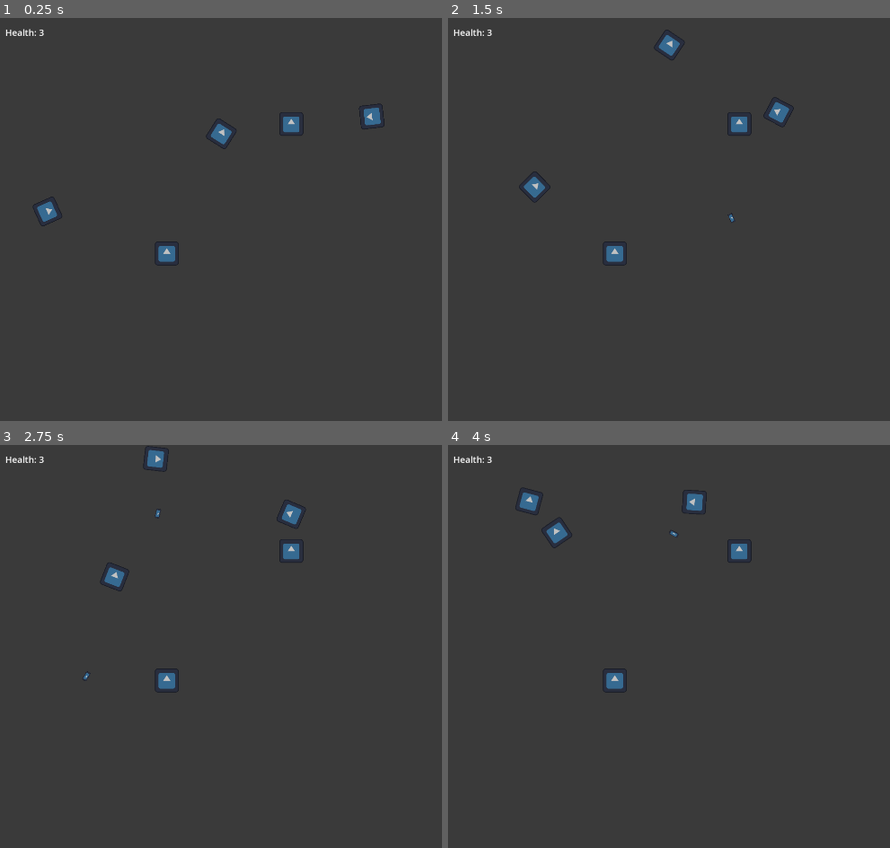
Above: before the commit, frames 1-4 (two rows, left to right).
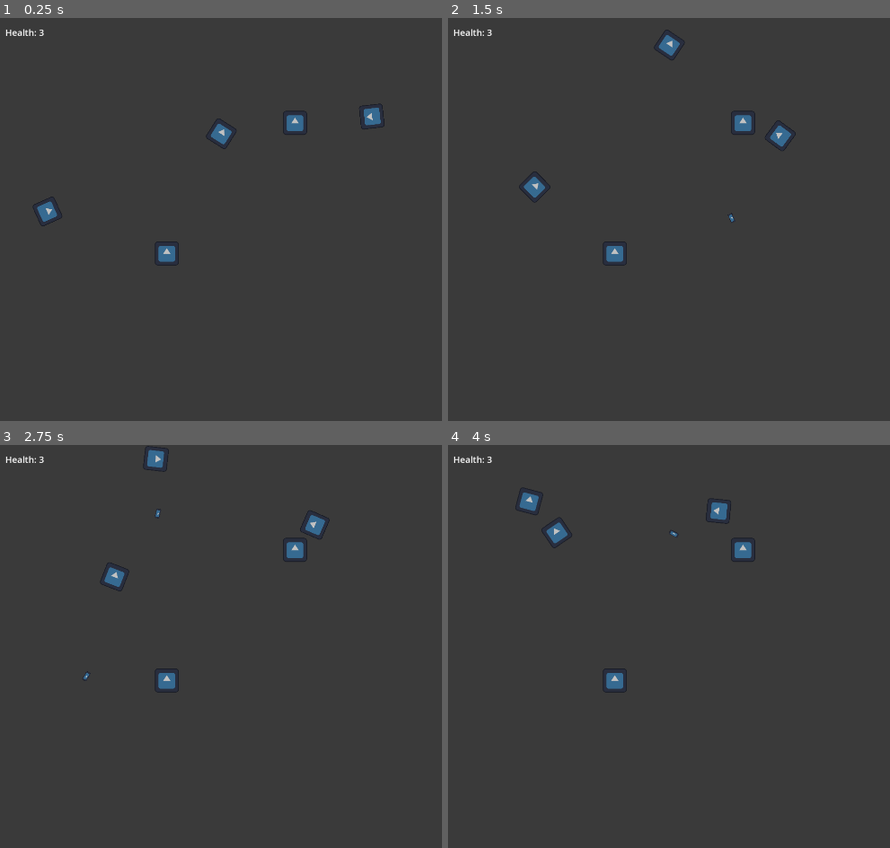
Above: after the commit, the same moments.

Repository: Nevakanezah/project-solar
Game: Godot game, scene res://Scenes/level.tscn
Same seed, same stepped clock (60 frames per second), same inputs: the game is played once before the commit and once after it. The engine's default icon, where the game draws it, is replaced by a stand-in: a white triangle on a blue panel in a dark square.
Inputs (mouse positions are in pixels of both pictures, inside the frame that each line leads up to):
- Up to frame 1 (0.25 s): no input
- Up to frame 2 (1.5 s): move the mouse to (770, 300) at 0.52 s; press the mouse at (770, 300) at 0.53 s; hold W (up) from 0.53 s (still down); move the mouse to (outside the picture) at 1.27 s; release the mouse at (outside the picture) at 1.28 s; click (outside the picture) at 1.35 s
- Up to frame 3 (2.75 s): move the mouse to (141, 586) at 2.02 s; release W (up) at 2.03 s; press the mouse at (141, 586) at 2.03 s; hold A (left) from 2.03 s (still down)
- Up to frame 4 (4 s): move the mouse to (841, 646) at 2.77 s; release the mouse at (841, 646) at 2.78 s; click (841, 646) at 2.85 s; move the mouse to (695, 545) at 3.52 s; release A (left) at 3.53 s; press the mouse at (695, 545) at 3.53 s; hold S (down) from 3.53 s (still down)

The runs differ from the first frame. In frame 1, 0.2% of the frame differs, in the area x 63-70%, y 22-30%; in frame 2, 0.5%; in frame 3, 0.5%; in frame 4, 0.5%, in the area x 52-70%, y 11-30%.

Commit message:
Initial Prototype

Diff:
--- a/Scenes/level.tscn
+++ b/Scenes/level.tscn
@@ -19,7 +19,7 @@
 position = Vector2(451, 631)
 
 [node name="Obstacle2" parent="Obstacles" instance=ExtResource("1_dqfh5")]
-position = Vector2(784, 284)
+position = Vector2(794, 281)
 
 [node name="InvisibleBorders" type="Node" parent="Obstacles"]
 
